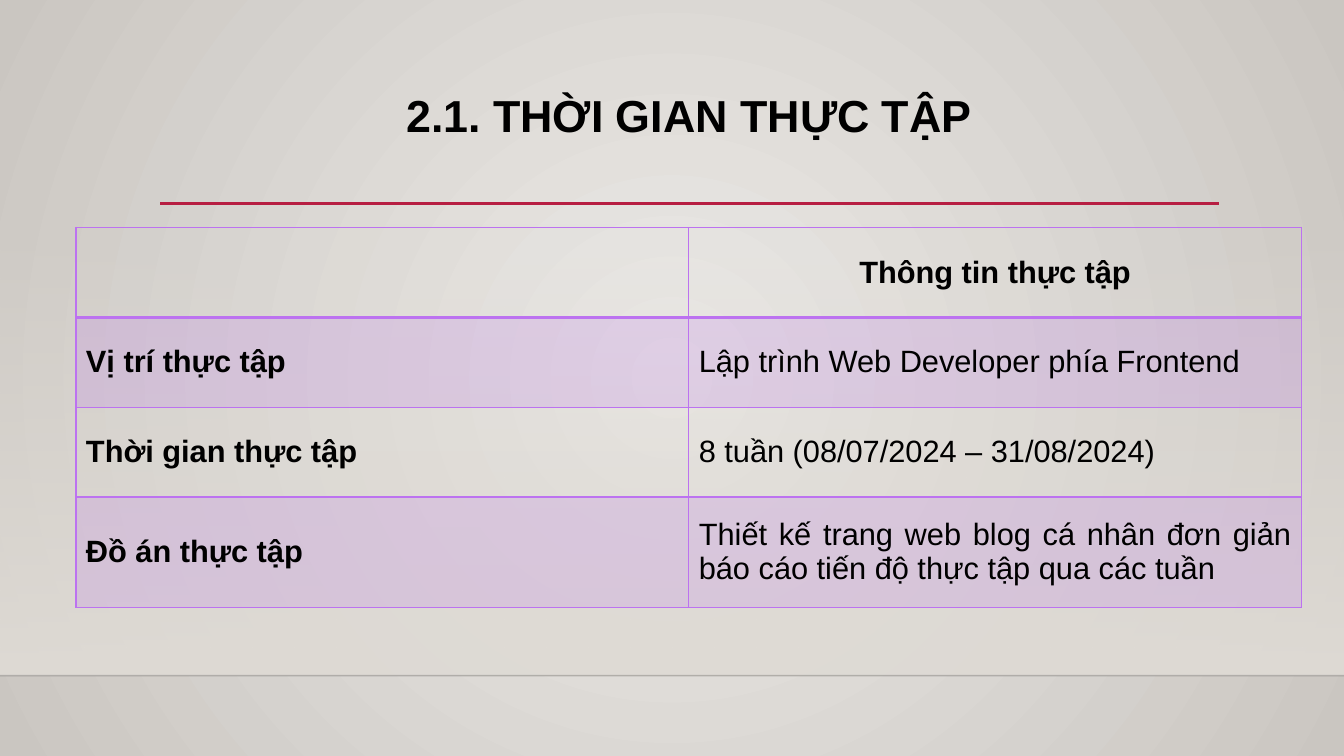
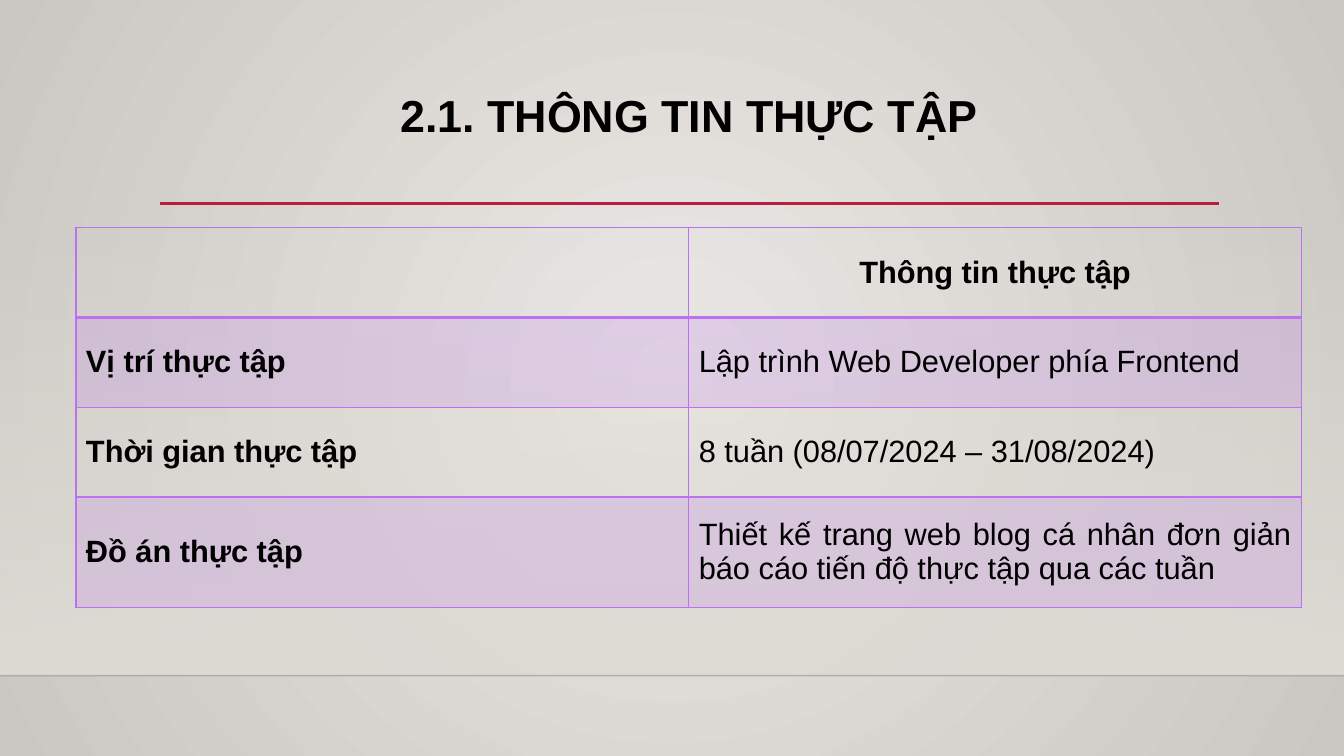
Before and after one commit to hieutrantrong21520859MMCL21/FrontEndPractice_Intern_Reports, a slide deck: slide 7 of doc/BaoCaoTTDN_21520859_TranTrongHieu.pptx. Drawn at 1344x756 pixels with LibreOffice and Linux fonts; fonts in the diff are those of the drawing; background and template pictures are left out. Boxes give left, top, right and bottom in pixels: in the first picture for what was removed or moved away, otherwise in the second. Text is boxed around its words. In the diff, an @@ line names an element or a change of style, - is before the commit and + after.

```diff
--- a/doc/BaoCaoTTDN_21520859_TranTrongHieu.pptx
+++ b/doc/BaoCaoTTDN_21520859_TranTrongHieu.pptx
@@ title at (400,97,978,140): text changed @@
-2.1. THỜI GIAN THỰC TẬP
+2.1. THÔNG TIN THỰC TẬP
```
Also in this commit, not shown: 2 other slides changed.
